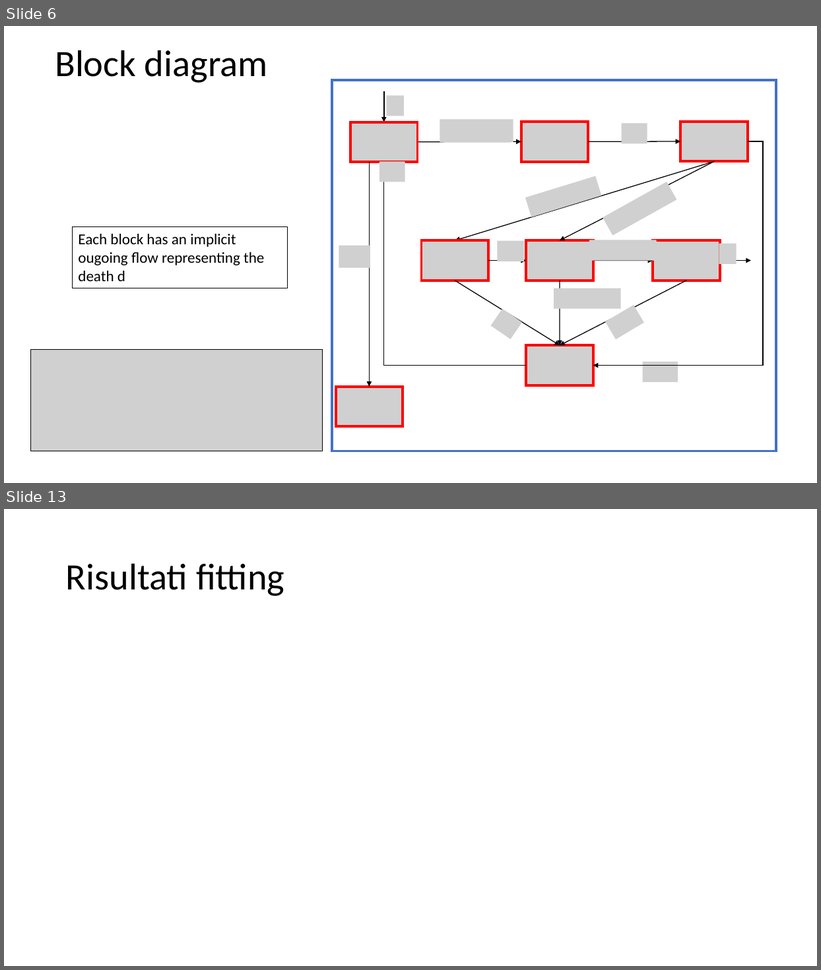
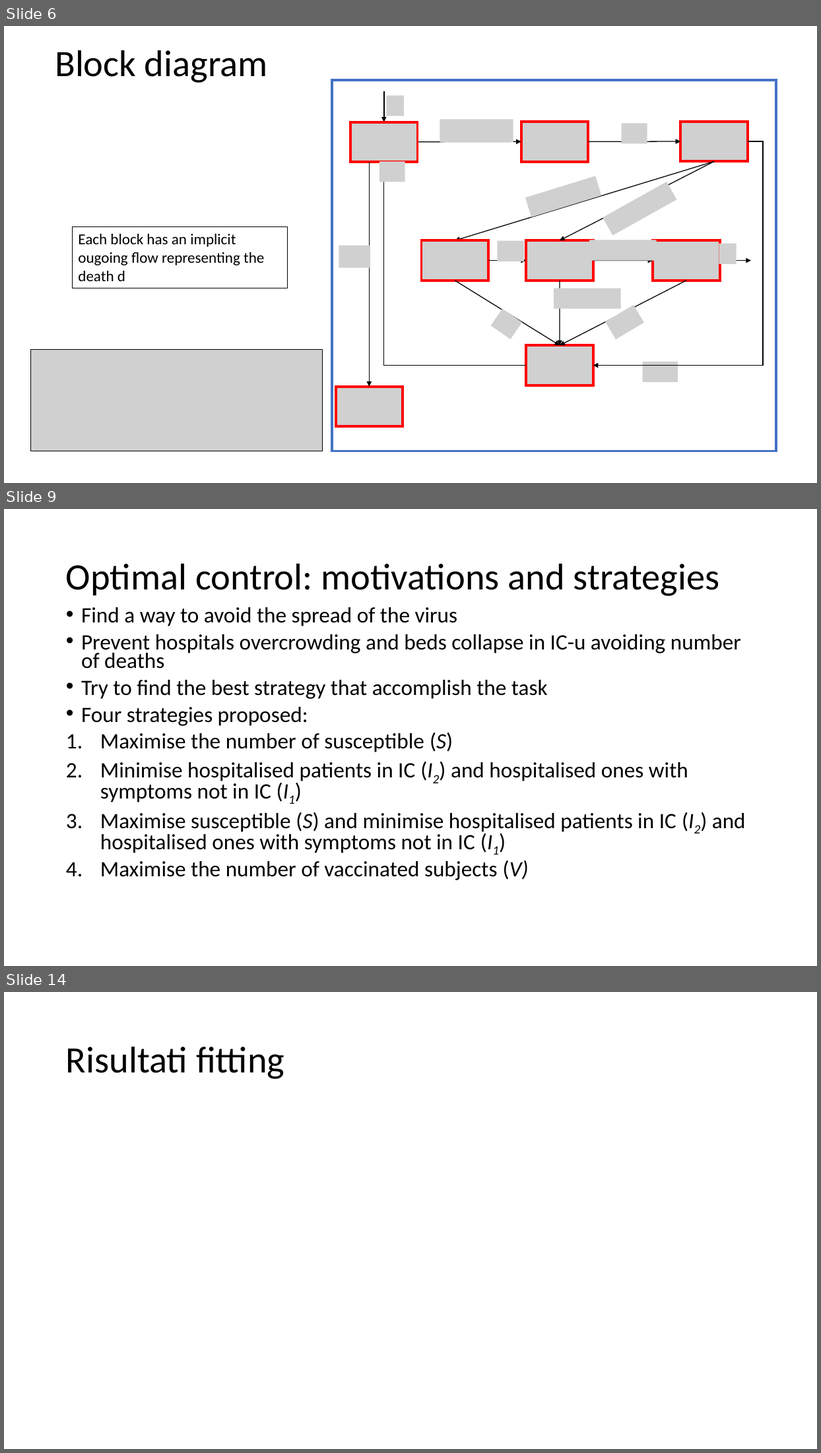
Before and after one commit to spbisc97/covid-optimal-control, a slide deck: PowerPoint/Optimal control strategies to prevent the hospital beds collapse during COVID-19 outbreak.pptx. Shown one above the other, each under a label of ours: slides 6 and 13 before the commit, slides 6, 9 and 14 after it; the slides between them are not shown. The pictures are 821x970 and 821x1453 pixels, drawn with LibreOffice and Linux fonts; fonts in the diff are those of the drawing; grey boxes stand for pictures. Boxes give left, top, right and bottom in pixels: in the first picture for what was removed or moved away, otherwise in the second. Text is boxed around its words. In the diff, an @@ line names an element or a change of style, - is before the commit and + after.

```diff
--- a/PowerPoint/Optimal control strategies to prevent the hospital beds collapse during COVID-19 outbreak.pptx
+++ b/PowerPoint/Optimal control strategies to prevent the hospital beds collapse during COVID-19 outbreak.pptx
@@ slide 9 added at (4,509,817,966), background #FFFFFF @@
@@ title added at (66,563,719,596), 44 pt, text #000000 @@
+Optimal control: motivations and strategies
@@ text added at (81,607,746,881), 25.9 pt, text #000000 @@
+• Find a way to avoid the spread of the virus
+• Prevent hospitals overcrowding and beds collapse in IC-u avoiding number of deaths
+• Try to find the best strategy that accomplish the task
+• Four strategies proposed:
+1. Maximise the number of susceptible (S)
+2. Minimise hospitalised patients in IC (I2) and hospitalised ones with symptoms not in IC (I1)
+3. Maximise susceptible (S) and minimise hospitalised patients in IC (I2) and hospitalised ones with symptoms not in IC (I1)
+4. Maximise the number of vaccinated subjects (V)
@@ what was slide 13 is now slide 14 @@
```
Also in this commit, not shown: 2 slides changed, 4 other slides added, 4 slides removed, 1 other file.
